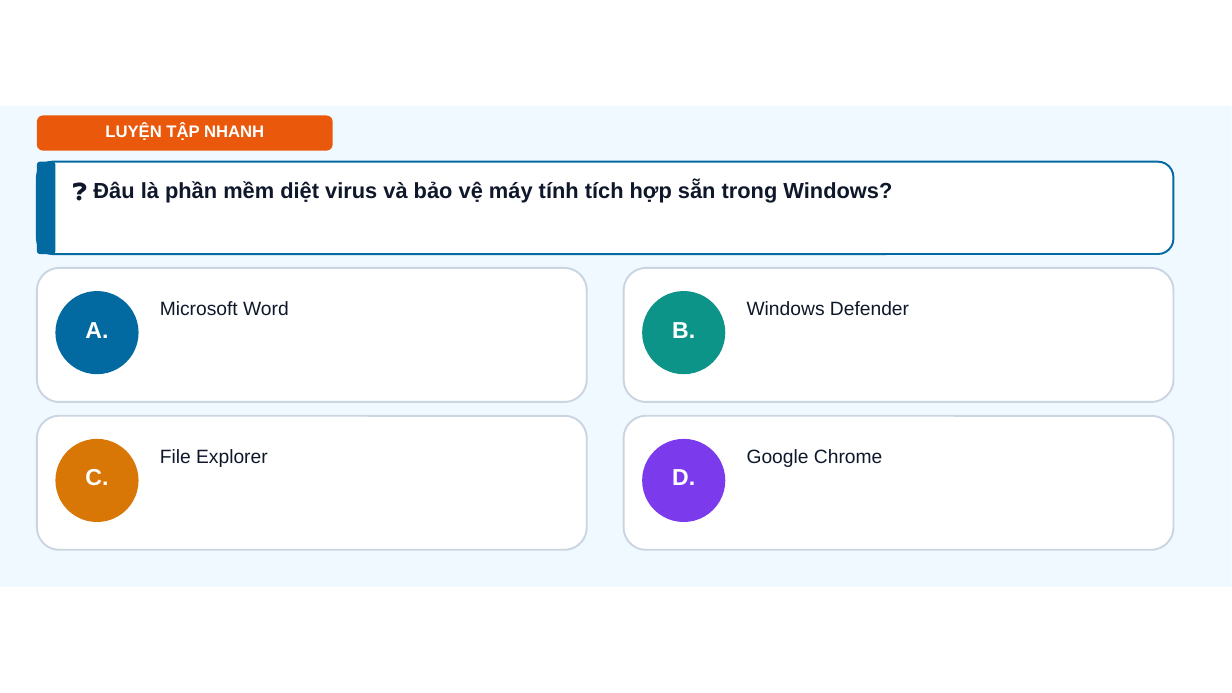
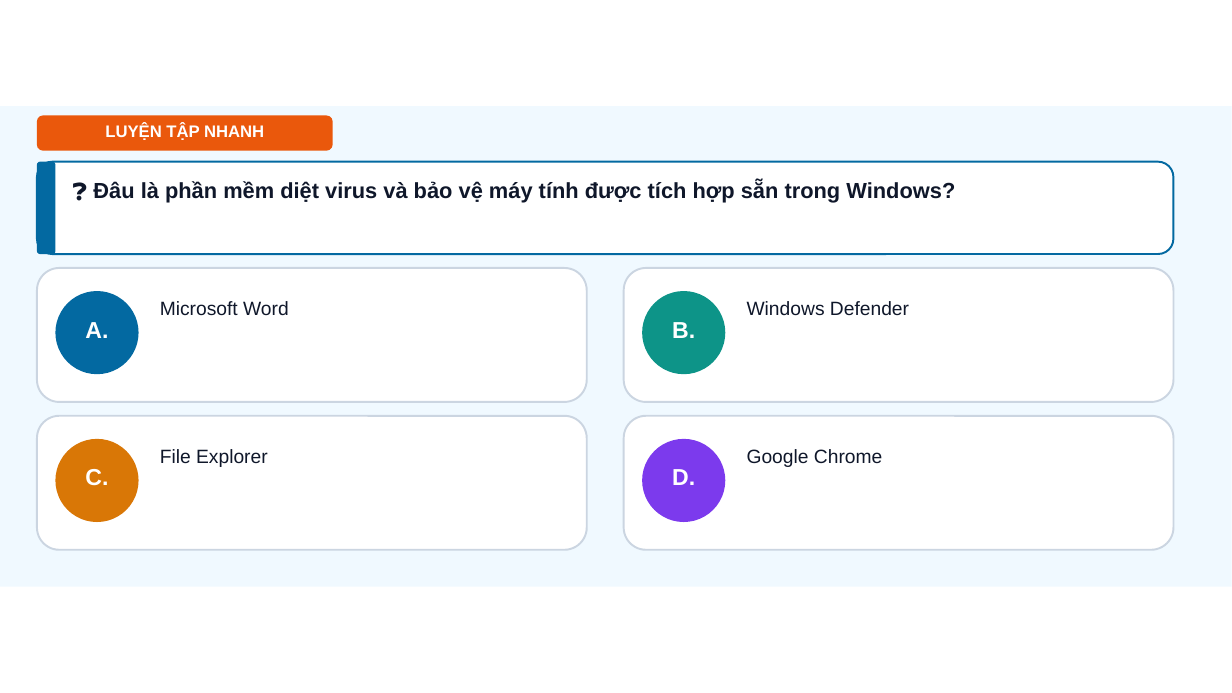
Before and after one commit to dinhnguyenhnue/UNIGO, a slide deck: slide 7 of KHBD_Tin_học/Lớp_7/Tuần_04/Slide_Tin_hoc_Lớp_7_Tiet03_Bai_3_Quan_ly_du_lieu_trong_may_tinh.pptx. Drawn at 1232x693 pixels with LibreOffice and Linux fonts; fonts in the diff are those of the drawing; background and template pictures are left out. Boxes give left, top, right and bottom in pixels: in the first picture for what was removed or moved away, otherwise in the second. Text is boxed around its words. In the diff, an @@ line names an element or a change of style, - is before the commit and + after.

```diff
--- a/KHBD_Tin_học/Lớp_7/Tuần_04/Slide_Tin_hoc_Lớp_7_Tiet03_Bai_3_Quan_ly_du_lieu_trong_may_tinh.pptx
+++ b/KHBD_Tin_học/Lớp_7/Tuần_04/Slide_Tin_hoc_Lớp_7_Tiet03_Bai_3_Quan_ly_du_lieu_trong_may_tinh.pptx
@@ text at <box>93,181,955,203</box>: text changed @@
-❓ Đâu là phần mềm diệt virus và bảo vệ máy tính tích hợp sẵn trong Windows?
+❓ Đâu là phần mềm diệt virus và bảo vệ máy tính được tích hợp sẵn trong Windows?
```
Also in this commit, not shown: 4 other slides changed, 2 slides added, 2 slides removed, 13 other files.
